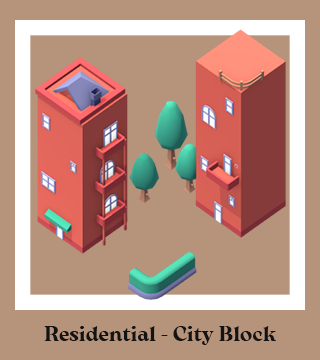
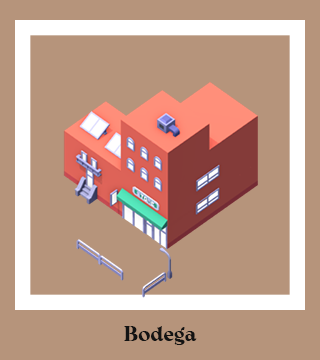
The second 320×360 image is a revision of the first. Changes to its layers:
added group "Bodega" (2nd of 3) with 3 layers above "Residential - City Block" over [35,29,286,345]
added layer "bodega" in group "Bodega" over [63,81,258,298]
added layer "Rectangle 1" (2nd of 3, in "Bodega") in group "Bodega" over [35,29,286,301]
added layer "Bodega" (3rd of 3, in "Bodega") in group "Bodega" over [124,326,197,345]
moved "cityblocks" into group "Residential - City Block" over [35,29,286,301]
moved "Rectangle 1" (3rd of 3, in "Residential - City Block") into group "Residential - City Block" over [35,29,286,301]
moved "Residential - City Block" (2nd of 2, in "Residential - City Block") into group "Residential - City Block" over [44,326,276,345]
